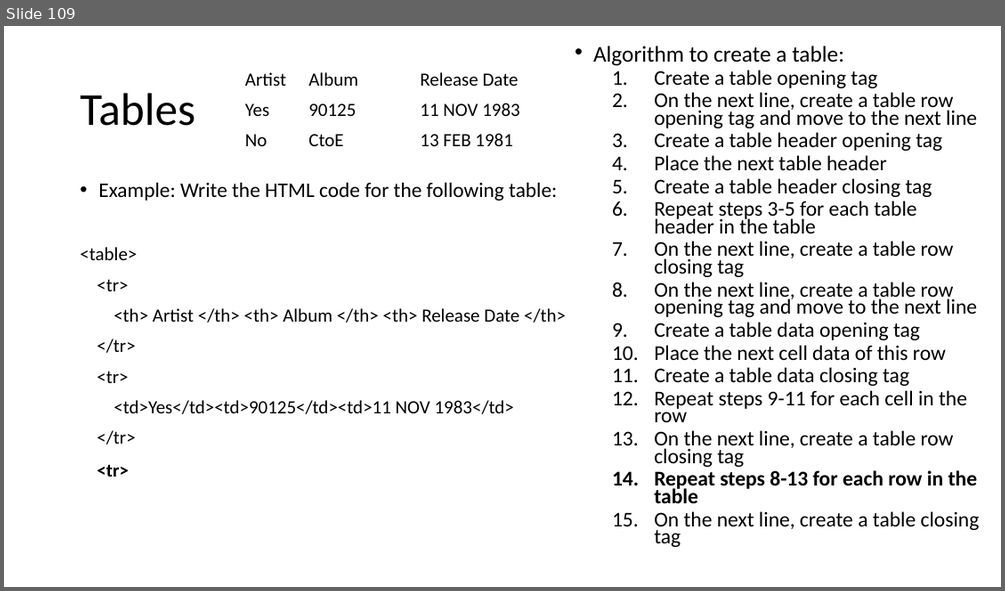
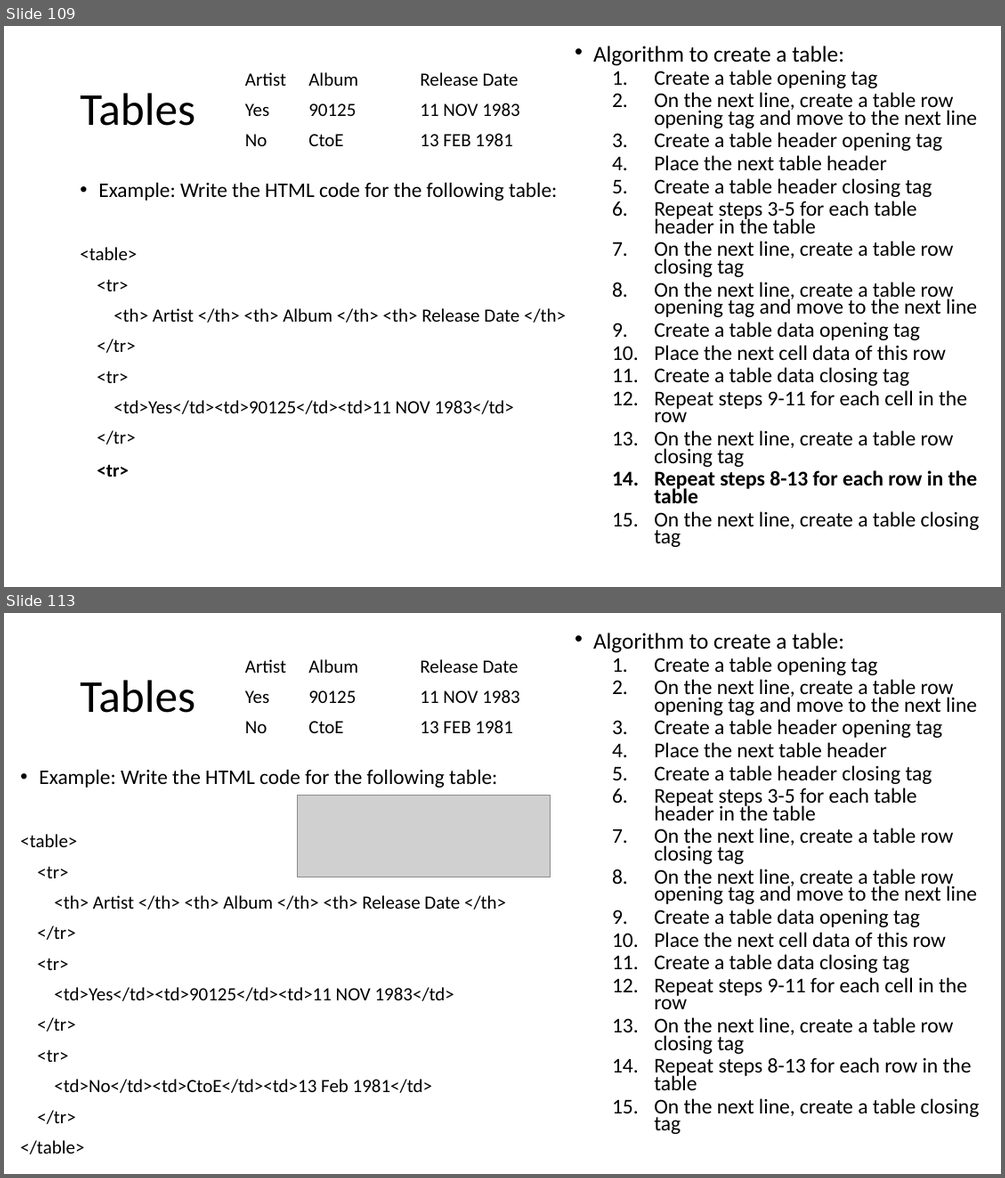
Before and after one commit to MrJoshGross/Course-Curricular-Material, a slide deck: Computer Science Discoveries/Lectures/Lecture 9 - More HTML Tags.pptx. Shown one above the other, each under a label of ours: slide 109 before the commit, slides 109 and 113 after it; the slides between them are not shown. The pictures are 1005x591 and 1005x1178 pixels, drawn with LibreOffice and Linux fonts; fonts in the diff are those of the drawing; grey boxes stand for pictures. Boxes give left, top, right and bottom in pixels: in the first picture for what was removed or moved away, otherwise in the second. Text is boxed around its words. In the diff, an @@ line names an element or a change of style, - is before the commit and + after.

```diff
--- a/Computer Science Discoveries/Lectures/Lecture 9 - More HTML Tags.pptx
+++ b/Computer Science Discoveries/Lectures/Lecture 9 - More HTML Tags.pptx
@@ slide 113 added at [4,613,1001,1174], background #FFFFFF @@
@@ text added at [593,633,979,1134], 20.1 pt, text #000000 @@
+• Algorithm to create a table:
+  1. Create a table opening tag
+  2. On the next line, create a table row opening tag and move to the next line
+  3. Create a table header opening tag
+  4. Place the next table header
+  5. Create a table header closing tag
+  6. Repeat steps 3-5 for each table header in the table
+  7. On the next line, create a table row closing tag
+  8. On the next line, create a table row opening tag and move to the next line
+  9. Create a table data opening tag
+  10. Place the next cell data of this row
+  11. Create a table data closing tag
+  12. Repeat steps 9-11 for each cell in the row
+  13. On the next line, create a table row closing tag
+  14. Repeat steps 8-13 for each row in the table
+  15. On the next line, create a table closing tag
@@ table added at [237,652,540,743], 3 rows, 3 columns @@
+Artist | Album | Release Date
+Yes | 90125 | 11 NOV 1983
+No | CtoE | 13 FEB 1981
@@ title added at [80,680,195,713], 44 pt, text #000000 @@
+Tables
@@ text added at [20,769,506,1154], 18 pt, text #000000 @@
+• Example: Write the HTML code for the following table:
+<table>
+<tr>
+<th> Artist </th> <th> Album </th> <th> Release Date </th>
+</tr>
+<tr>
+<td>Yes</td><td>90125</td><td>11 NOV 1983</td>
+</tr>
+<tr>
+<td>No</td><td>CtoE</td><td>13 Feb 1981</td>
+</tr>
+</table>
@@ picture added at [297,795,550,877] @@
```
Also in this commit, not shown: 3 slides changed, 2 other slides added, 1 other file.
